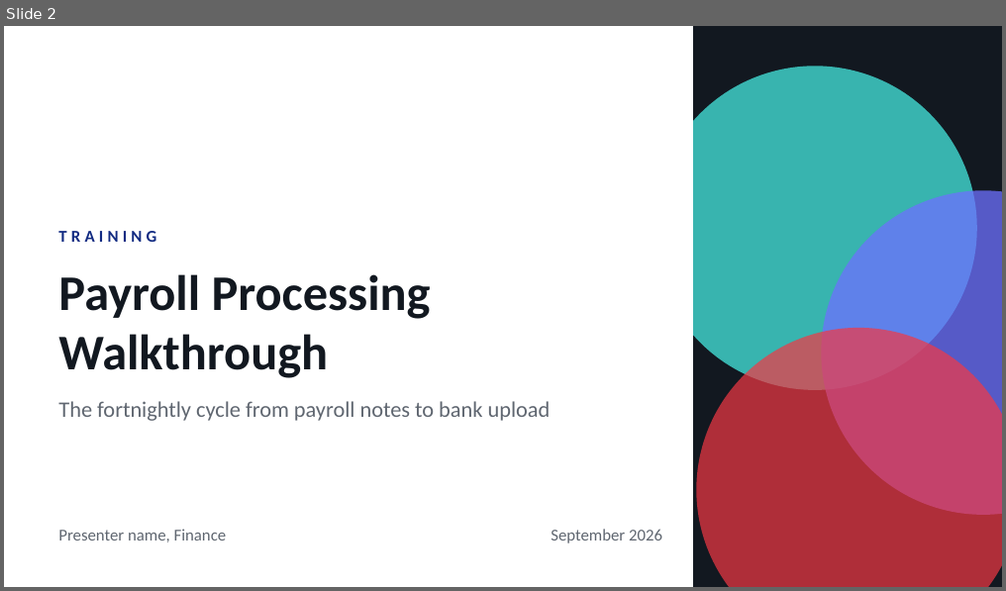
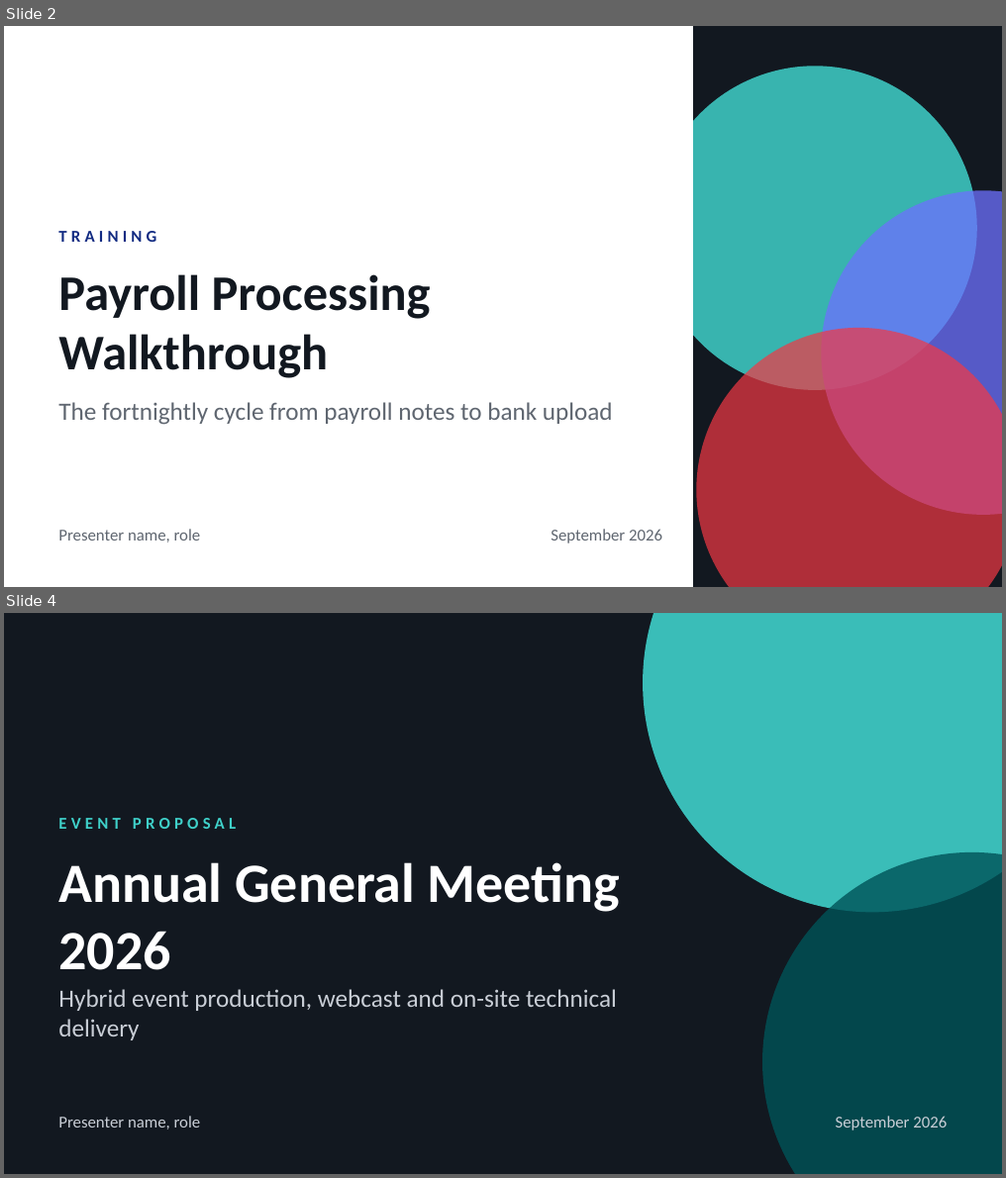
Before and after one commit to WesleyNelson-O33/Claude, a slide deck: presentation/CTS Presentation Template.pptx. Shown one above the other, each under a label of ours: slide 2 before the commit, slides 2 and 4 after it; the slides between them are not shown. The pictures are 1006x591 and 1006x1178 pixels, drawn with LibreOffice and Linux fonts; fonts in the diff are those of the drawing; background and template pictures are left out. Boxes give left, top, right and bottom in pixels: in the first picture for what was removed or moved away, otherwise in the second. Text is boxed around its words. In the diff, an @@ line names an element or a change of style, - is before the commit and + after.

```diff
--- a/presentation/CTS Presentation Template.pptx
+++ b/presentation/CTS Presentation Template.pptx
@@ slide 4 added at [4,613,1002,1174], background #121820 @@
@@ ellipse added at [643,613,1002,912], fill #3FD0C9 at 90% opacity @@
@@ text added at [58,818,236,829], 12 pt, text #3FD0C9, bold @@
+EVENT PROPOSAL
@@ title added at [58,862,620,970], 40 pt, text #FFFFFF, bold @@
+Annual General Meeting 2026
@@ ellipse added at [762,853,1002,1174], fill #005358 at 80% opacity @@
@@ text added at [58,989,617,1041], 18 pt, text #C9CED6 @@
+Hybrid event production, webcast and on-site technical delivery
@@ text added at [58,1116,201,1130], 12 pt, text #C9CED6 @@
+Presenter name, role
@@ text added at [836,1116,946,1131], 12 pt, text #C9CED6 @@
+September 2026
@@ slide 2 changed as well @@
@@ text "The fortnightly cycle from payroll ..." at [58,402,613,425]: size 16 to 18 pt @@
@@ text at [58,529,201,543]: text changed @@
-Presenter name, Finance
+Presenter name, role
```
Also in this commit, not shown: 6 other slides changed, 12 other slides added, 1 slide removed, 17 other files.
